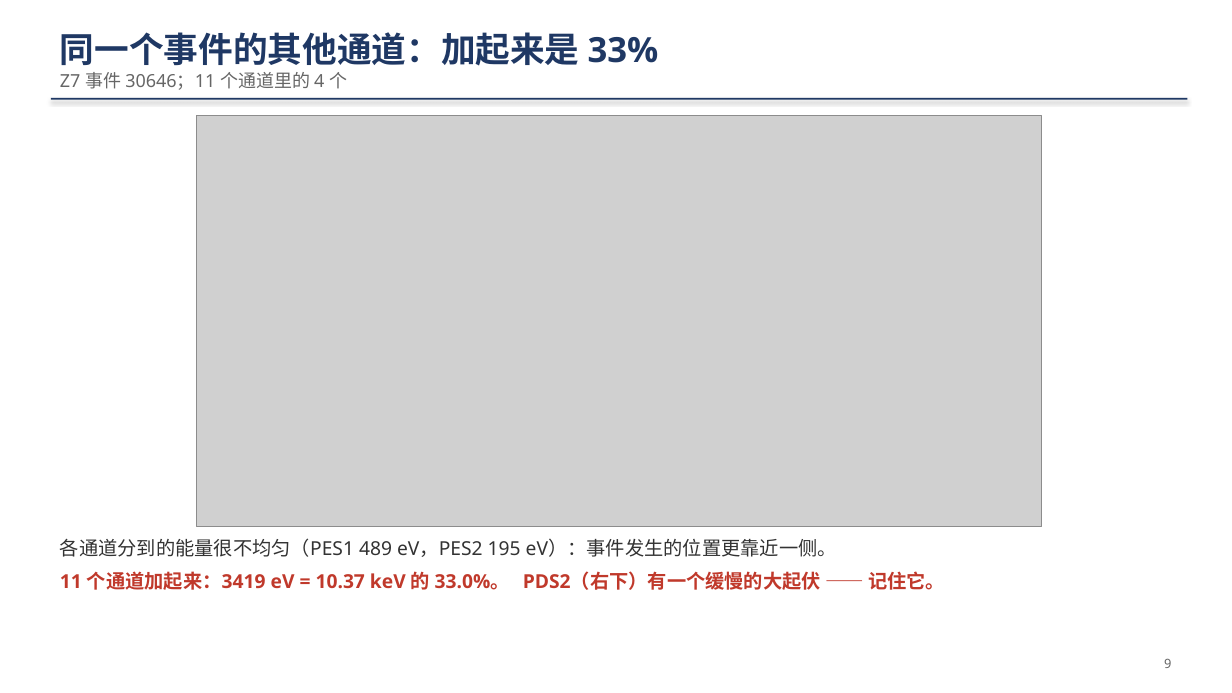
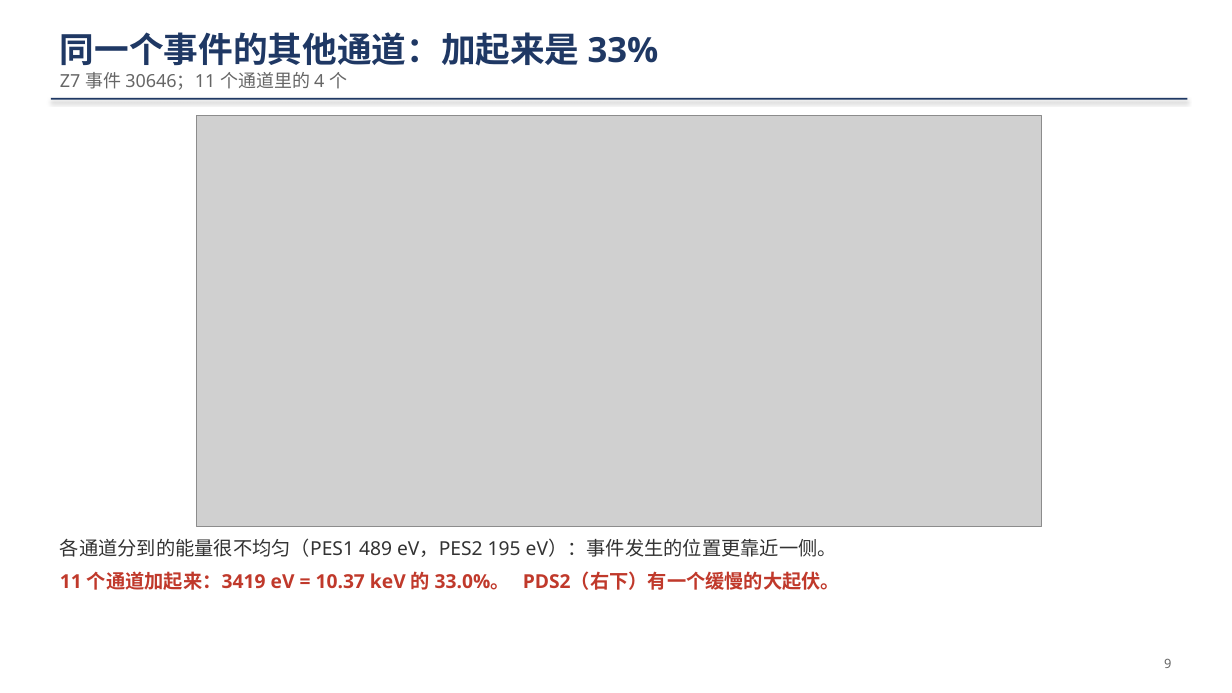
Before and after one commit to ZhihengLi0/urop, a slide deck: slide 9 of snolab/collection_efficiency/presentation/SNOLAB_R4_collection_efficiency_20260910_zh.pptx. Drawn at 1232x693 pixels with LibreOffice and Linux fonts; fonts in the diff are those of the drawing; grey boxes stand for pictures. Boxes give left, top, right and bottom in pixels: in the first picture for what was removed or moved away, otherwise in the second. Text is boxed around its words. In the diff, an @@ line names an element or a change of style, - is before the commit and + after.

```diff
--- a/snolab/collection_efficiency/presentation/SNOLAB_R4_collection_efficiency_20260910_zh.pptx
+++ b/snolab/collection_efficiency/presentation/SNOLAB_R4_collection_efficiency_20260910_zh.pptx
@@ text at bbox=[60, 571, 840, 590]: text changed @@
-11 个通道加起来：3419 eV = 10.37 keV 的 33.0%。 PDS2（右下）有一个缓慢的大起伏 —— 记住它。
+11 个通道加起来：3419 eV = 10.37 keV 的 33.0%。 PDS2（右下）有一个缓慢的大起伏。
```
Also in this commit, not shown: 5 other slides changed, 18 other files.
